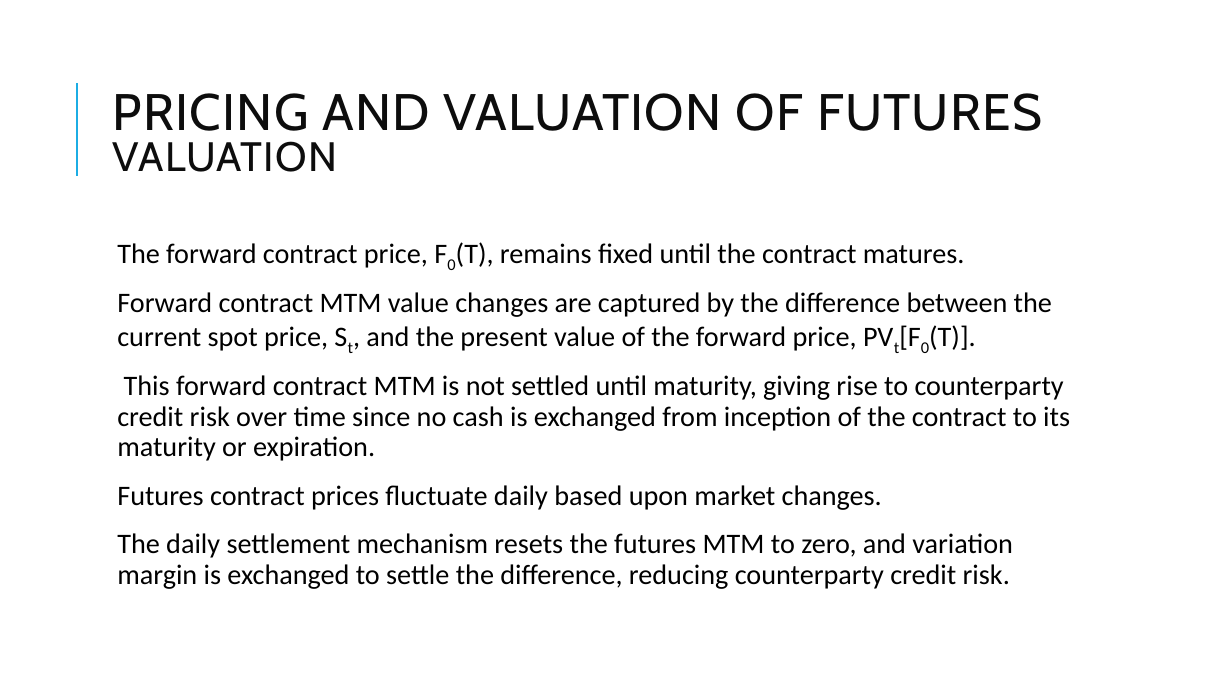
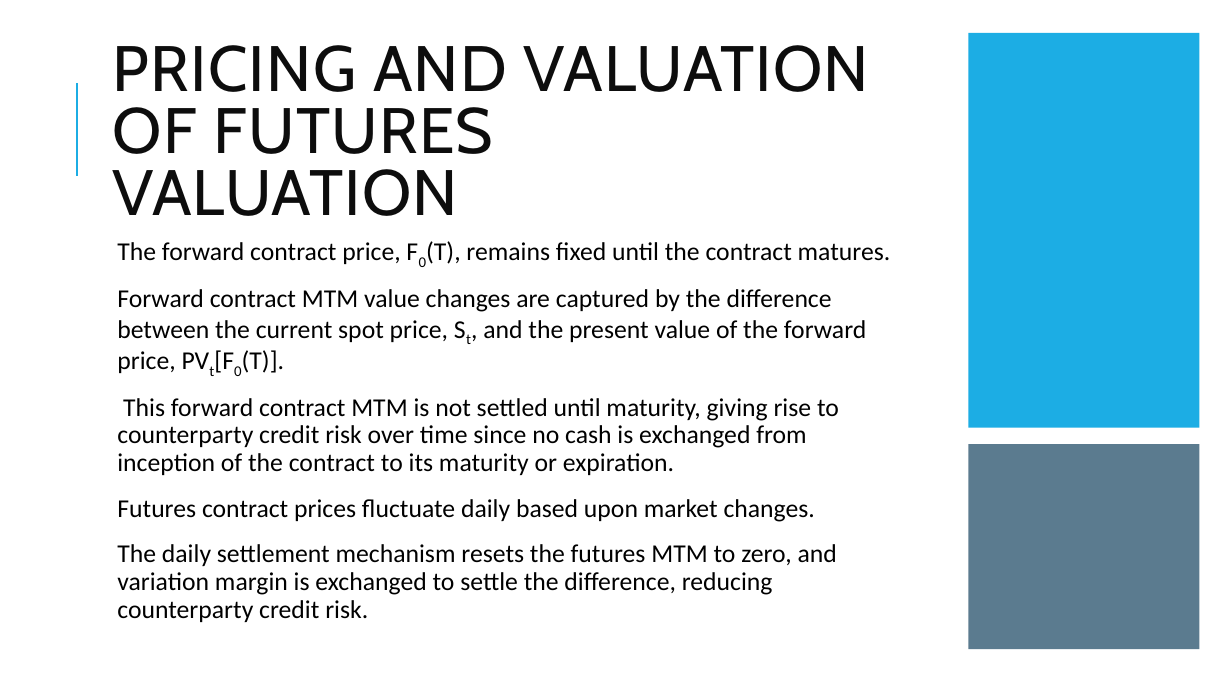
Before and after one commit to Isco0530/data, a slide deck: slide 72 of Derivatives.pptx. Drawn at 1232x693 pixels with LibreOffice and Linux fonts; fonts in the diff are those of the drawing. Boxes give left, top, right and bottom in pixels: in the first picture for what was removed or moved away, otherwise in the second. Text is boxed around its words. In the diff, an @@ line names an element or a change of style, - is before the commit and + after.

```diff
--- a/Derivatives.pptx
+++ b/Derivatives.pptx
@@ title "PRICING AND VALUATION OF FUTURES ..." at box(113, 45, 869, 216): size 40 to 50 pt in "PRICING AND VALUATION OF FUTURES"; size 32 to 50 pt in "VALUATION" @@
@@ rectangle added at box(969, 33, 1200, 428), fill #1CADE4 @@
@@ text "The forward contract price, F0(T), ..." at box(117, 241, 891, 622): size 22 to 20 pt @@
@@ rectangle added at box(969, 445, 1200, 650), fill #335B74 at 80% opacity @@
```
Also in this commit, not shown: 11 other slides changed, 2 slides added, 1 other file.
